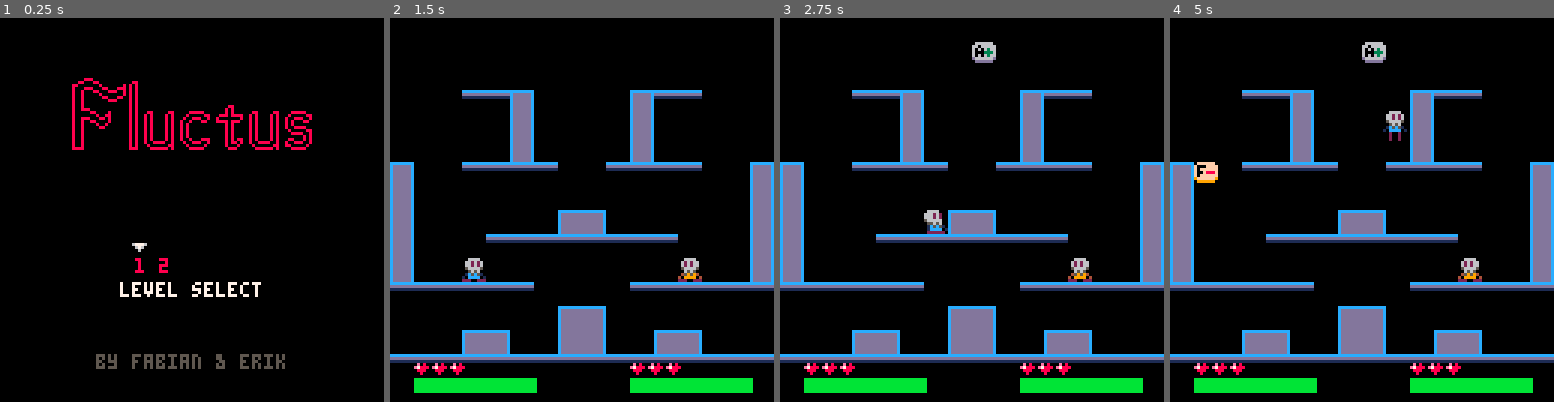
Above: before the commit, frames 1-4 (left to right).
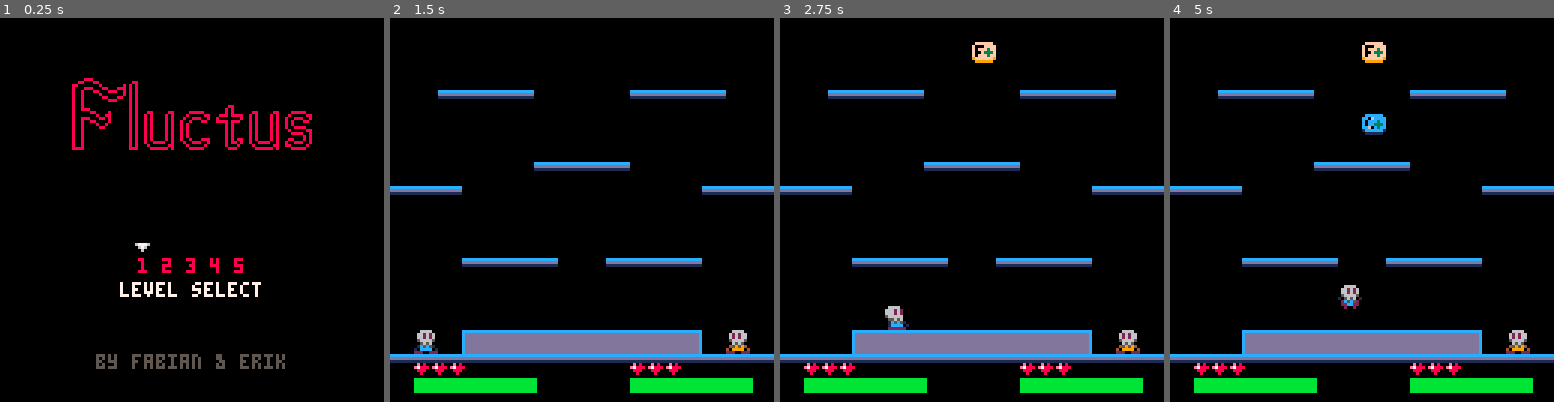
Above: after the commit, the same moments.

Repository: eriksvedang/fluctus
Game: PICO-8 cartridge fluctus.p8
Same seed, same stepped clock (60 frames per second), same inputs: the game is played once before the commit and once after it.
Inputs:
- Up to frame 1 (0.25 s): no input
- Up to frame 2 (1.5 s): tap X (X key) at 0.33, 1.07 s; tap O (Z key) at 0.7 s
- Up to frame 3 (2.75 s): hold Right 1.6-2.1 s; tap O (Z key) at 1.7, 2.1, 2.5 s; tap X (X key) at 1.85 s; hold Right from 2.47 s (still down)
- Up to frame 4 (5 s): tap O (Z key) every 0.4 s from 2.9 to 4.9 s; tap X (X key) at 2.97, 4.08 s; release Right at 3.03 s; hold Left 3.08-3.58 s; hold Right 4.02-4.68 s

The runs differ from the first frame. In frame 1, 0.4% of the frame differs, in the area x 34-64%, y 58-67%; in frame 2, 16%; in frame 3, 17%; in frame 4, 17%, in the area x 0-100%, y 6-88%.

Commit message:
Added some maps

Diff:
--- a/fluctus.p8
+++ b/fluctus.p8
@@ -38,9 +38,15 @@
 c_rgt=1
 
 maps={
+ {x=48,
+  y=0},
+ {x=16,
+  y=0},
+ {x=32,
+  y=0},
  {x=0,
   y=0},
- {x=16,
+ {x=64,
   y=0}
 }
 c_map_side=16
@@ -297,10 +303,10 @@
 end
 
 function update_menu()
- if btn(1) then
+ if btnp(1) then
   selector=
    min(selector+1,#maps)
- elseif btn(0) then
+ elseif btnp(0) then
   selector=
    max(selector-1,1)
  elseif btn(4) then
@@ -309,7 +315,7 @@
 end
 
 function generate_powerups()
- rnd_val=max(5-#powerups,1)
+ rnd_val=max(5-#powerups,0.5)
  if rnd(100)>rnd_val then
   return
  end
@@ -334,11 +340,12 @@
 c_powerup_f_plus=2
 c_powerup_f_minus=3
 c_powerup_m_plus=4
+c_powerup_m_minus=5
 c_powerup_c_plus=6
 c_powerup_sprs=
- {07,23,08,24,09,10}
+ {07,23,08,24,09,25,10}
 function create_powerup(x,y)
- p=flr(rnd(6))
+ p=flr(rnd(7))
  return {
   x=x,
   y=y,
@@ -709,8 +716,8 @@
  if not player.gun.shooting then
   player.gun.charge=
    min(player.gun.charge+
-        (c_max_charge/
-        player.gun.max_charge),
+      (player.gun.max_charge/
+       c_max_charge),
        player.gun.max_charge)
  end
 end
@@ -824,6 +831,10 @@
  p.type==c_powerup_m_plus then
   gun.mod+=0.05
  elseif
+ p.type==c_powerup_m_minus then
+  gun.mod=
+   max(gun.mod-0.05,0)
+ elseif
  p.type==c_powerup_c_plus then
   gun.max_charge+=30
  end
@@ -850,14 +861,14 @@
 end
 
 c_selector_spr=05
-logo_colors={14,8,2}
+logo_colors={14,8,2,8}
 function draw_menu()
  pal(8,logo_colors[logo_count])
  sspr(0,64,96,32,23,20)
  pal()
  logo_count=
-  (logo_count%3)+1
- x=45
+  (logo_count%#logo_colors)+1
+ x=46
  y=80
  for i=1,#maps do
   print(i,x+(i-1)*8,y,8)
@@ -1192,168 +1203,168 @@
 00000000000000000000000000000000000000000000000000000000000000000000000000000000000000000000000000000000000000000000000000000000
 00000000000000000000000000000000000000000000000000000000000000000000000000000000000000000000000000000000000000000000000000000000
 __gff__
-0000000000000000000000000000000000000000000000000000000000000000040000000000000000000000000000000800000000000000000000000000000001030303030000000000000000000000000202000200000000000000000000000000000000000000000000000000000000000000000000000000000000000000
+0000000000000000000000000000000000000000000000000000000000000000040000000000000000000000000000000800000000000000000000000000000001030303030000000000000000000000000202020200000000000000000000000000000000000000000000000000000000000000000000000000000000000000
 0000000000000000000000000000000000000000000000000000000000000000000000000000000000000000000000000000000000000000000000000000000000000000000000000000000000000000000000000000000000000000000000000000000000000000000000000000000000000000000000000000000000000000
 __map__
-0000000000000000000000000000000000000000000000000000000000000000000000000000000000000000000000000000000000000000000000000000000000000000000000000000000000000000000000000000000000000000000000000000000000000000000000000000000000000000000000000000000000000000
-0000000000000000000000000000000000000000000000000000000000000000000000000000000000000000000000000000000000000000000000000000000000000000000000000000000000000000000000000000000000000000000000000000000000000000000000000000000000000000000000000000000000000000
-0000000000000000000000000000000000000000000000000000410000000000000000000000000000000000000000000000000000000000000000000000000000000000000000000000000000000000000000000000000000000000000000000000000000000000000000000000000000000000000000000000000000000000
-0000004040410000000041404000000000000000404000000000510000000000000000000000000000000000000000000000000000000000000000000000000000000000000000000000000000000000000000000000000000000000000000000000000000000000000000000000000000000000000000000000000000000000
-0000000000510000000051000000000000000000000000000000404040404000000000000000000000000000000000000000000000000000000000000000000000000000000000000000000000000000000000000000000000000000000000000000000000000000000000000000000000000000000000000000000000000000
-0016000000510000000051000000000000000000000000000000000000000000000000000000000000000000000000000000000000000000000000000000000000000000000000000000000000000000000000000000000000000000000000000000000000000000000000000000000000000000000000000000000000000000
-4100004040404000004040404000004100000000004100000000000000000000000000000000000000000000000000000000000000000000000000000000000000000000000000000000000000000000000000000000000000000000000000000000000000000000000000000000000000000000000000000000000000000000
-5100000000000000000000000000005100000000005100000000404000000000000000000000000000000000000000000000000000000000000000000000000000000000000000000000000000000000000000000000000000000000000000000000000000000000000000000000000000000000000000000000000000000000
-5100000000000042440000000000005100404040404000000000000000000000000000000000000000000000000000000000000000000000000000000000000000000000000000000000000000000000000000000000000000000000000000000000000000000000000000000000000000000000000000000000000000000000
-5100000040404040404040400000005100000000000000000000000000000040000000000000000000000000000000000000000000000000000000000000000000000000000000000000000000000000000000000000000000000000000000000000000000000000000000000000000000000000000000000000000000000000
-5100002000000000000000003000005100000000000000000000424400000000000000000000000000000000000000000000000000000000000000000000000000000000000000000000000000000000000000000000000000000000000000000000000000000000000000000000000000000000000000000000000000000000
-4040404040400000000040404040404000000040400000000000525400000000000000000000000000000000000000000000000000000000000000000000000000000000000000000000000000000000000000000000000000000000000000000000000000000000000000000000000000000000000000000000000000000000
-0000000000000042440000000000000000000000000000000000404040404000000000000000000000000000000000000000000000000000000000000000000000000000000000000000000000000000000000000000000000000000000000000000000000000000000000000000000000000000000000000000000000000000
-0000004244000052540000424400000000200042440000000000000000003000000000000000000000000000000000000000000000000000000000000000000000000000000000000000000000000000000000000000000000000000000000000000000000000000000000000000000000000000000000000000000000000000
-4040404040404040404040404040404040404040404040404040404040404040000000000000000000000000000000000000000000000000000000000000000000000000000000000000000000000000000000000000000000000000000000000000000000000000000000000000000000000000000000000000000000000000
-0000000000000000000000000000000000000000000000000000000000000000000000000000000000000000000000000000000000000000000000000000000000000000000000000000000000000000000000000000000000000000000000000000000000000000000000000000000000000000000000000000000000000000
-0000000000000000000000000000000000000000000000000000000000000000000000000000000000000000000000000000000000000000000000000000000000000000000000000000000000000000000000000000000000000000000000000000000000000000000000000000000000000000000000000000000000000000
-0000000000000000000000000000000000000000000000000000000000000000000000000000000000000000000000000000000000000000000000000000000000000000000000000000000000000000000000000000000000000000000000000000000000000000000000000000000000000000000000000000000000000000
-0000000000000000000000000000000000000000000000000000000000000000000000000000000000000000000000000000000000000000000000000000000000000000000000000000000000000000000000000000000000000000000000000000000000000000000000000000000000000000000000000000000000000000
-0000000000000000000000000000000000000000000000000000000000000000000000000000000000000000000000000000000000000000000000000000000000000000000000000000000000000000000000000000000000000000000000000000000000000000000000000000000000000000000000000000000000000000
-0000000000000000000000000000000000000000000000000000000000000000000000000000000000000000000000000000000000000000000000000000000000000000000000000000000000000000000000000000000000000000000000000000000000000000000000000000000000000000000000000000000000000000
-0000000000000000000000000000000000000000000000000000000000000000000000000000000000000000000000000000000000000000000000000000000000000000000000000000000000000000000000000000000000000000000000000000000000000000000000000000000000000000000000000000000000000000
-0000000000000000000000000000000000000000000000000000000000000000000000000000000000000000000000000000000000000000000000000000000000000000000000000000000000000000000000000000000000000000000000000000000000000000000000000000000000000000000000000000000000000000
-0000000000000000000000000000000000000000000000000000000000000000000000000000000000000000000000000000000000000000000000000000000000000000000000000000000000000000000000000000000000000000000000000000000000000000000000000000000000000000000000000000000000000000
-0000000000000000000000000000000000000000000000000000000000000000000000000000000000000000000000000000000000000000000000000000000000000000000000000000000000000000000000000000000000000000000000000000000000000000000000000000000000000000000000000000000000000000
-0000000000000000000000000000000000000000000000000000000000000000000000000000000000000000000000000000000000000000000000000000000000000000000000000000000000000000000000000000000000000000000000000000000000000000000000000000000000000000000000000000000000000000
-0000000000000000000000000000000000000000000000000000000000000000000000000000000000000000000000000000000000000000000000000000000000000000000000000000000000000000000000000000000000000000000000000000000000000000000000000000000000000000000000000000000000000000
-0000000000000000000000000000000000000000000000000000000000000000000000000000000000000000000000000000000000000000000000000000000000000000000000000000000000000000000000000000000000000000000000000000000000000000000000000000000000000000000000000000000000000000
-0000000000000000000000000000000000000000000000000000000000000000000000000000000000000000000000000000000000000000000000000000000000000000000000000000000000000000000000000000000000000000000000000000000000000000000000000000000000000000000000000000000000000000
-0000000000000000000000000000000000000000000000000000000000000000000000000000000000000000000000000000000000000000000000000000000000000000000000000000000000000000000000000000000000000000000000000000000000000000000000000000000000000000000000000000000000000000
-0000000000000000000000000000000000000000000000000000000000000000000000000000000000000000000000000000000000000000000000000000000000000000000000000000000000000000000000000000000000000000000000000000000000000000000000000000000000000000000000000000000000000000
-0000000000000000000000000000000000000000000000000000000000000000000000000000000000000000000000000000000000000000000000000000000000000000000000000000000000000000000000000000000000000000000000000000000000000000000000000000000000000000000000000000000000000000
-…(130 lines of a section not shown)…
+0000000000000000000000000000000000000000000000000000000000000000000000000000000000000000000000000000000000000000000000000000000041000000000000000000000000000041000000000000000000000000000000000000000000000000000000000000000000000000000000000000000000000000
+0000000000000000000000000000000000000000000000000000000000000000000000000000000000000000000000000000000000000000000000000000000051000000000000000000000000000051000000000000000000000000000000000000000000000000000000000000000000000000000000000000000000000000
+0000000000000000000000000000000000000000000000000000410000000000000041000000000000000000004100000000000000000000000000000000000051000000000000000000000000000051000000000000000000000000000000000000000000000000000000000000000000000000000000000000000000000000
+0000004040410000000041404000000000000000404000000000510000000000000040400000000000000000404000000000404040400000000040404040000051000000004243434343440000000051000000000000000000000000000000000000000000000000000000000000000000000000000000000000000000000000
+0000000000510000000051000000000000000000000000000000404040404000000000000000000000000000000000000000000000000000000000000000000051004040404040404040400000404051000000000000000000000000000000000000000000000000000000000000000000000000000000000000000000000000
+0016000000510000000051000000000000000000000000000000000000000000400000000000000000000000000000400000000000000000000000000000000051404040400000000000000000000051000000000000000000000000000000000000000000000000000000000000000000000000000000000000000000000000
+4100004040404000004040404000004100000000004100000000000000000000000000000000404040400000000000000000000000004040404000000000000051000000000000000000000000000051000000000000000000000000000000000000000000000000000000000000000000000000000000000000000000000000
+5100000000000000000000000000005100000000005100000000404000000000000000000000000000000000000000004040400000000000000000000040404051000000000000000000004040404051000000000000000000000000000000000000000000000000000000000000000000000000000000000000000000000000
+5100000000000042440000000000005100404040404000000000000000000000400000000000000000000000000000400000000000000000000000000000000051400000000000000000000000000051000000000000000000000000000000000000000000000000000000000000000000000000000000000000000000000000
+5100000040404040404040400000005100000000000000000000000000000040000042434400404040400042434400000000000000000000000000000000000051000000410000000000000000000051000000000000000000000000000000000000000000000000000000000000000000000000000000000000000000000000
+5100002000000000000000003000005100000000000000000000424400000000000040404000000000000040404000000000004040404000004040404000000051000000510000000042434343440051000000000000000000000000000000000000000000000000000000000000000000000000000000000000000000000000
+4040404040400000000040404040404000000040400000000000525400000000400000000000000000000000000000400000000000000000000000000000000051000040514000000040404040404051000000000000000000000000000000000000000000000000000000000000000000000000000000000000000000000000
+0000000000000042440000000000000000000000000000000000404040404000000000000000424343440000000000000000000000000000000000000000000051000000510000000000000000000051000000000000000000000000000000000000000000000000000000000000000000000000000000000000000000000000
+0000004244000052540000424400000000200042440000000000000000003000000020000000525353540000003000000020004243434343434343434400300051002000510000000000000000300051000000000000000000000000000000000000000000000000000000000000000000000000000000000000000000000000
+4040404040404040404040404040404040404040404040404040404040404040404040404040404040404040404040404040404040404040404040404040404040404040404040404040404040404040000000000000000000000000000000000000000000000000000000000000000000000000000000000000000000000000
+0000000000000000000000000000000000000000000000000000000000000000000000000000000000000000000000000000000000000000000000000000000000000000000000000000000000000000000000000000000000000000000000000000000000000000000000000000000000000000000000000000000000000000
+0000000000000000000000000000000000000000000000000000000000000000000000000000000000000000000000000000000000000000000000000000000000000000000000000000000000000000000000000000000000000000000000000000000000000000000000000000000000000000000000000000000000000000
+0000000000000000000000000000000000000000000000000000000000000000000000000000000000000000000000000000000000000000000000000000000000000000000000000000000000000000000000000000000000000000000000000000000000000000000000000000000000000000000000000000000000000000
+0000000000000000000000000000000000000000000000000000000000000000000000000000000000000000000000000000000000000000000000000000000000000000000000000000000000000000000000000000000000000000000000000000000000000000000000000000000000000000000000000000000000000000
+0000000000000000000000000000000000000000000000000000000000000000000000000000000000000000000000000000000000000000000000000000000000000000000000000000000000000000000000000000000000000000000000000000000000000000000000000000000000000000000000000000000000000000
+0000000000000000000000000000000000000000000000000000000000000000000000000000000000000000000000000000000000000000000000000000000000000000000000000000000000000000000000000000000000000000000000000000000000000000000000000000000000000000000000000000000000000000
+0000000000000000000000000000000000000000000000000000000000000000000000000000000000000000000000000000000000000000000000000000000000000000000000000000000000000000000000000000000000000000000000000000000000000000000000000000000000000000000000000000000000000000
+0000000000000000000000000000000000000000000000000000000000000000000000000000000000000000000000000000000000000000000000000000000000000000000000000000000000000000000000000000000000000000000000000000000000000000000000000000000000000000000000000000000000000000
+0000000000000000000000000000000000000000000000000000000000000000000000000000000000000000000000000000000000000000000000000000000000000000000000000000000000000000000000000000000000000000000000000000000000000000000000000000000000000000000000000000000000000000
+0000000000000000000000000000000000000000000000000000000000000000000000000000000000000000000000000000000000000000000000000000000000000000000000000000000000000000000000000000000000000000000000000000000000000000000000000000000000000000000000000000000000000000
+0000000000000000000000000000000000000000000000000000000000000000000000000000000000000000000000000000000000000000000000000000000000000000000000000000000000000000000000000000000000000000000000000000000000000000000000000000000000000000000000000000000000000000
+0000000000000000000000000000000000000000000000000000000000000000000000000000000000000000000000000000000000000000000000000000000000000000000000000000000000000000000000000000000000000000000000000000000000000000000000000000000000000000000000000000000000000000
+0000000000000000000000000000000000000000000000000000000000000000000000000000000000000000000000000000000000000000000000000000000000000000000000000000000000000000000000000000000000000000000000000000000000000000000000000000000000000000000000000000000000000000
+0000000000000000000000000000000000000000000000000000000000000000000000000000000000000000000000000000000000000000000000000000000000000000000000000000000000000000000000000000000000000000000000000000000000000000000000000000000000000000000000000000000000000000
+0000000000000000000000000000000000000000000000000000000000000000000000000000000000000000000000000000000000000000000000000000000000000000000000000000000000000000000000000000000000000000000000000000000000000000000000000000000000000000000000000000000000000000
+0000000000000000000000000000000000000000000000000000000000000000000000000000000000000000000000000000000000000000000000000000000000000000000000000000000000000000000000000000000000000000000000000000000000000000000000000000000000000000000000000000000000000000
+0000000000000000000000000000000000000000000000000000000000000000000000000000000000000000000000000000000000000000000000000000000000000000000000000000000000000000000000000000000000000000000000000000000000000000000000000000000000000000000000000000000000000000
+…(130 lines of a section not shown)…
Not shown, changed: the music (__music__) section of fluctus.p8
Not shown, changed: the sound effects (__sfx__) section of fluctus.p8
